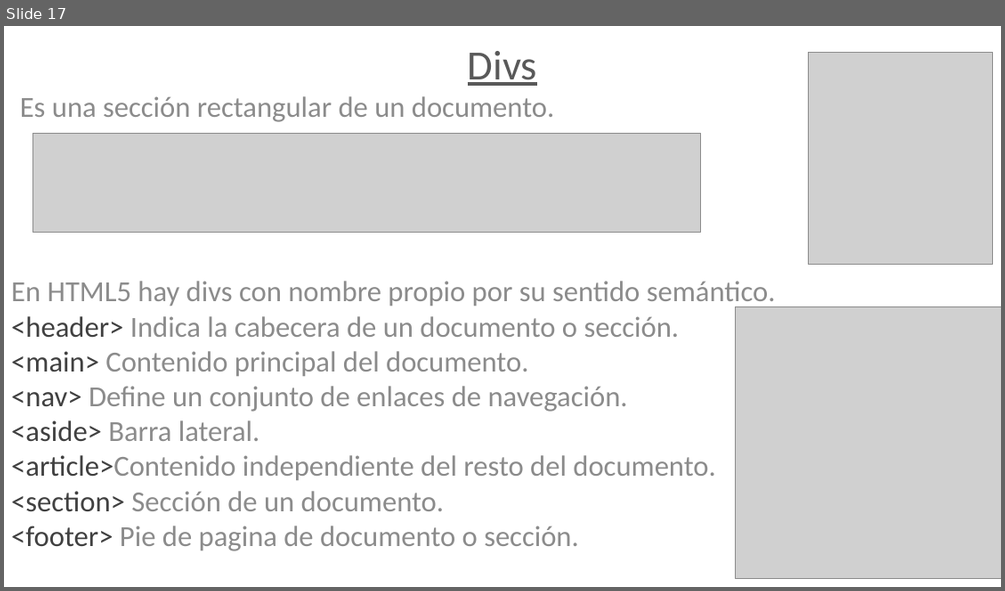
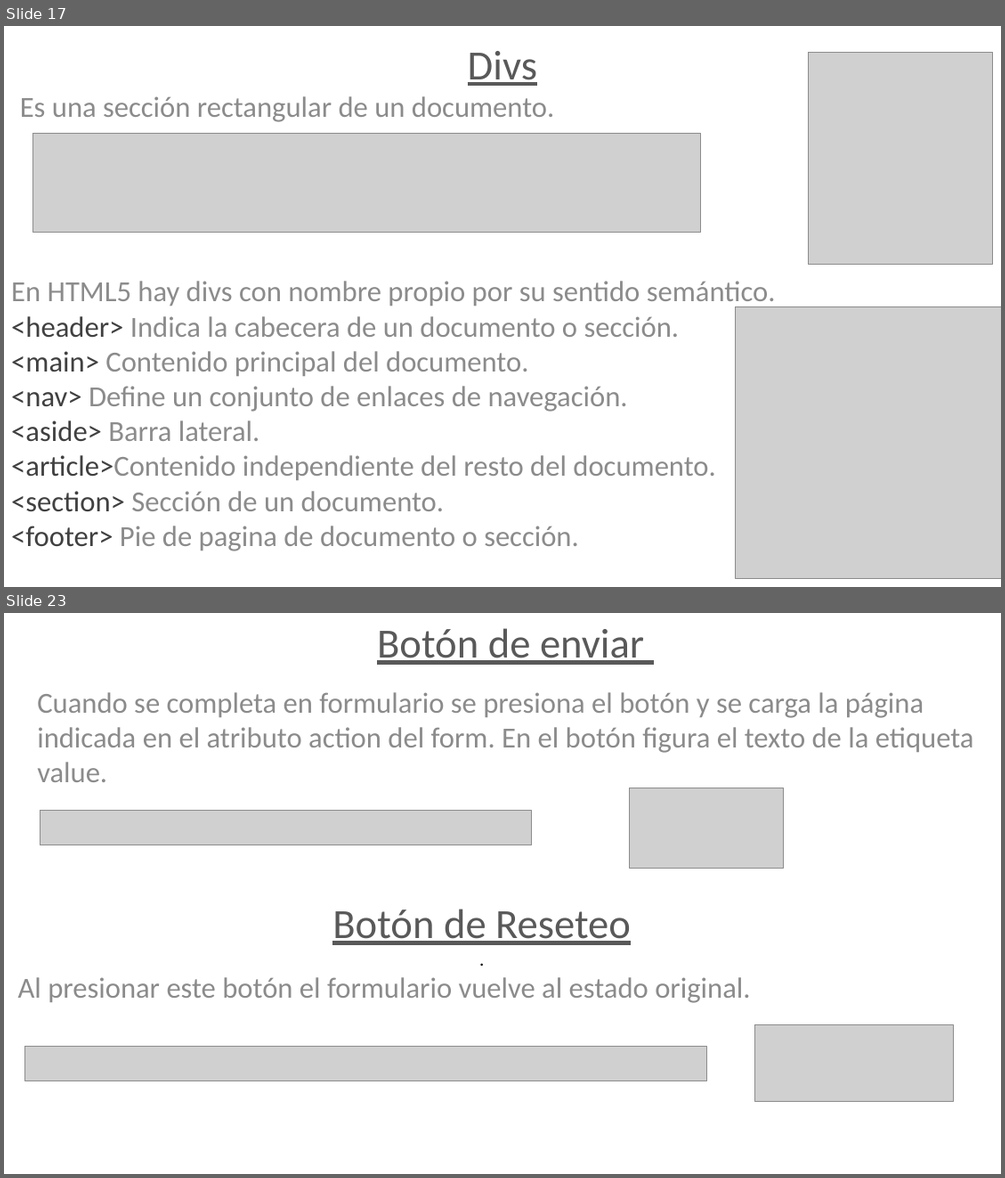
Before and after one commit to juanjomac/ApunteHtml, a slide deck: Presentación1.pptx. Shown one above the other, each under a label of ours: slide 17 before the commit, slides 17 and 23 after it; the slides between them are not shown. The pictures are 1005x591 and 1005x1178 pixels, drawn with LibreOffice and Linux fonts; fonts in the diff are those of the drawing; grey boxes stand for pictures. Boxes give left, top, right and bottom in pixels: in the first picture for what was removed or moved away, otherwise in the second. Text is boxed around its words. In the diff, an @@ line names an element or a change of style, - is before the commit and + after.

```diff
--- a/Presentación1.pptx
+++ b/Presentación1.pptx
@@ slide 23 added at (x1=4, y1=613, x2=1001, y2=1174), background #FFFFFF @@
@@ text added at (x1=37, y1=628, x2=974, y2=782), 28 pt, text #8C8C8C @@
+Botón de enviar
+Cuando se completa en formulario se presiona el botón y se carga la página indicada en el atributo action del form. En el botón figura el texto de la etiqueta value.
@@ picture added at (x1=629, y1=788, x2=783, y2=868) @@
@@ picture added at (x1=40, y1=811, x2=531, y2=845) @@
@@ text added at (x1=18, y1=908, x2=750, y2=1003), 28 pt, text #8C8C8C @@
+Botón de Reseteo
+.
+Al presionar este botón el formulario vuelve al estado original.
@@ picture added at (x1=755, y1=1025, x2=953, y2=1102) @@
@@ picture added at (x1=25, y1=1046, x2=706, y2=1081) @@
```
Also in this commit, not shown: 13 other slides added.
